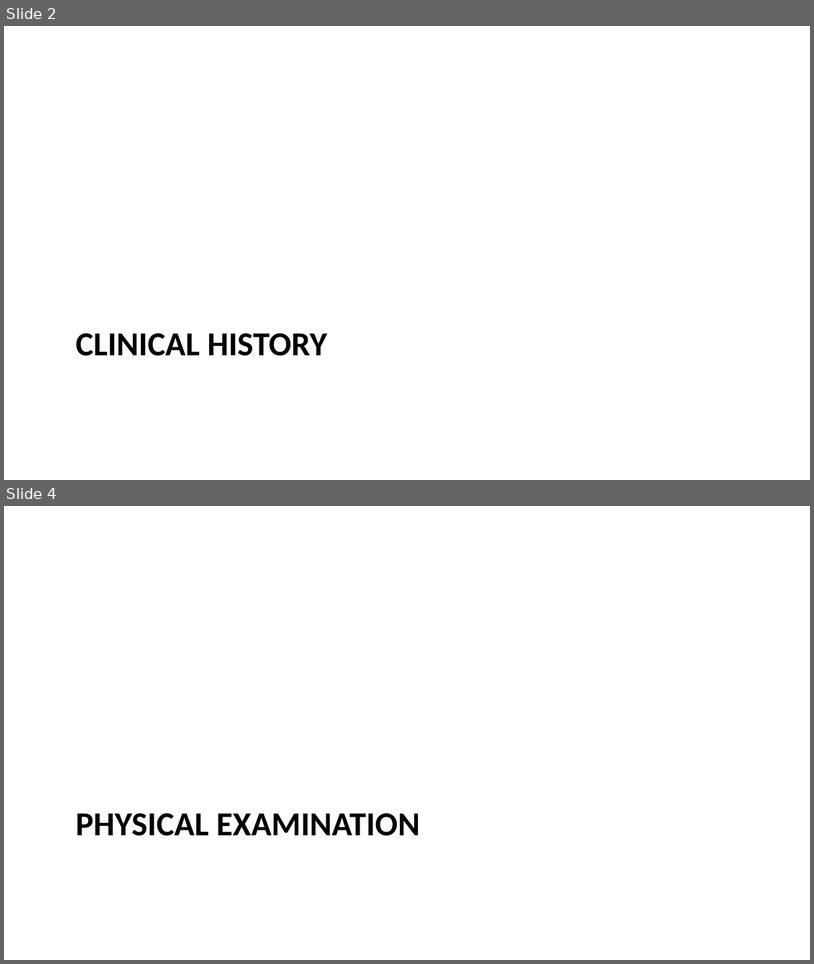
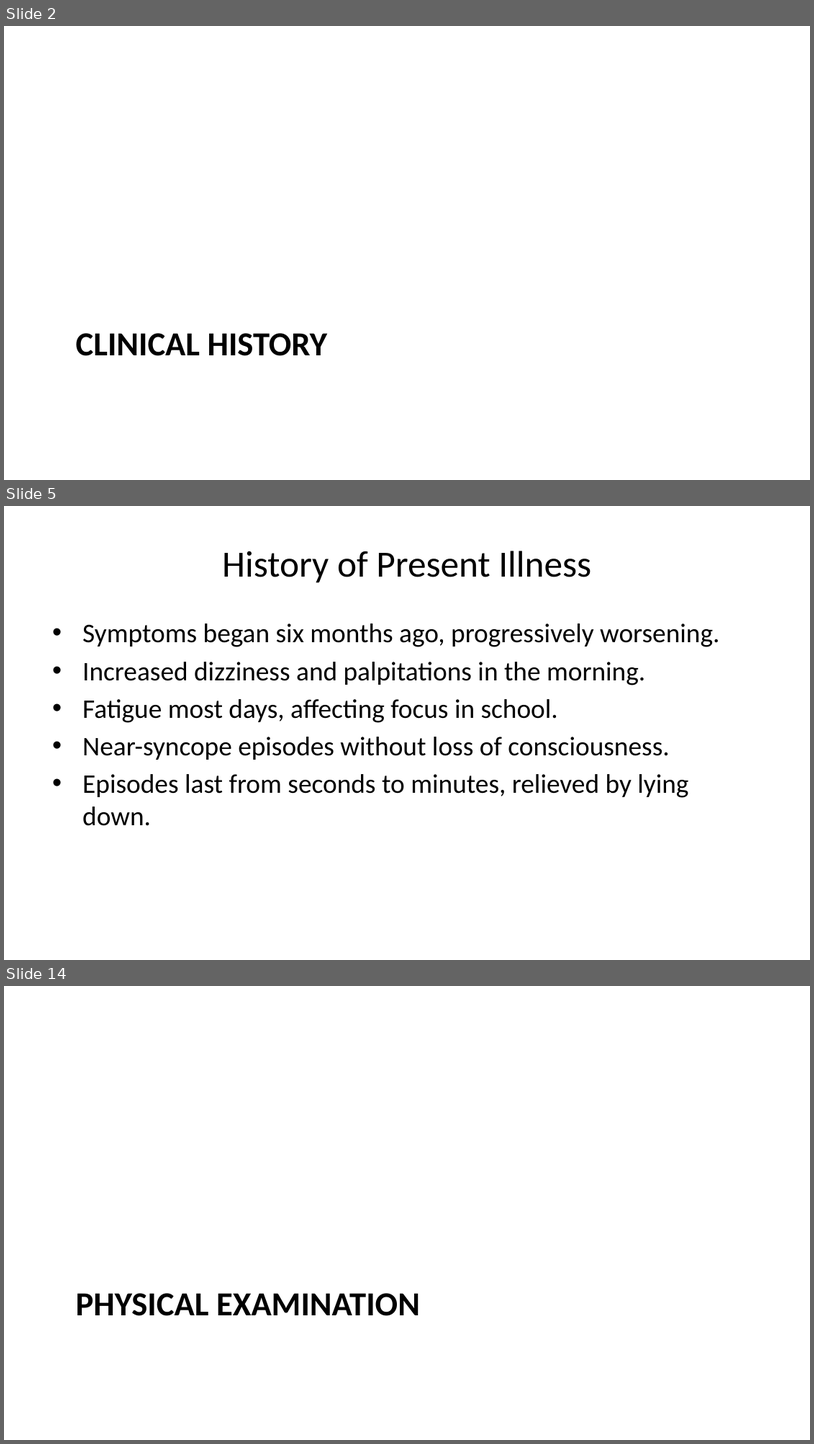
Before and after one commit to lricher7329/lricher7329.github.io, a slide deck: docs/cases/pots.pptx. Shown one above the other, each under a label of ours: slides 2 and 4 before the commit, slides 2, 5 and 14 after it; the slides between them are not shown. The pictures are 814x964 and 814x1444 pixels, drawn with LibreOffice and Linux fonts; fonts in the diff are those of the drawing. Boxes give left, top, right and bottom in pixels: in the first picture for what was removed or moved away, otherwise in the second. Text is boxed around its words. In the diff, an @@ line names an element or a change of style, - is before the commit and + after.

```diff
--- a/docs/cases/pots.pptx
+++ b/docs/cases/pots.pptx
@@ slide 5 added at (4,506,810,960), background #FFFFFF @@
@@ title added at (222,551,592,583), 33 pt, text #000000 @@
+History of Present Illness
@@ text added at (82,623,720,826), 24 pt, text #000000 @@
+• Symptoms began six months ago, progressively worsening.
+• Increased dizziness and palpitations in the morning.
+• Fatigue most days, affecting focus in school.
+• Near-syncope episodes without loss of consciousness.
+• Episodes last from seconds to minutes, relieved by lying down.
@@ what was slide 4 is now slide 14 @@
```
Also in this commit, not shown: 4 slides changed, 18 other slides added, 10 other files.
